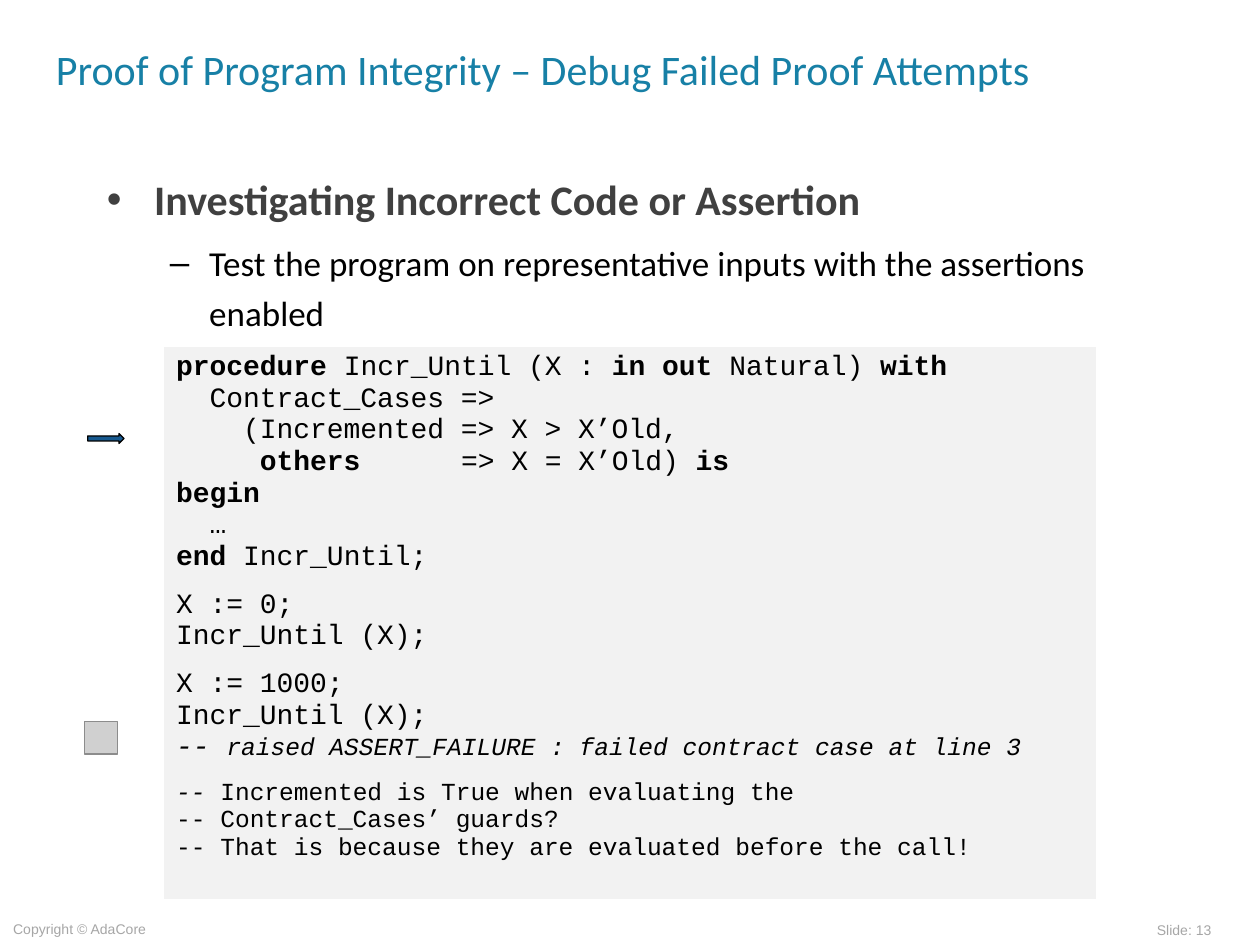
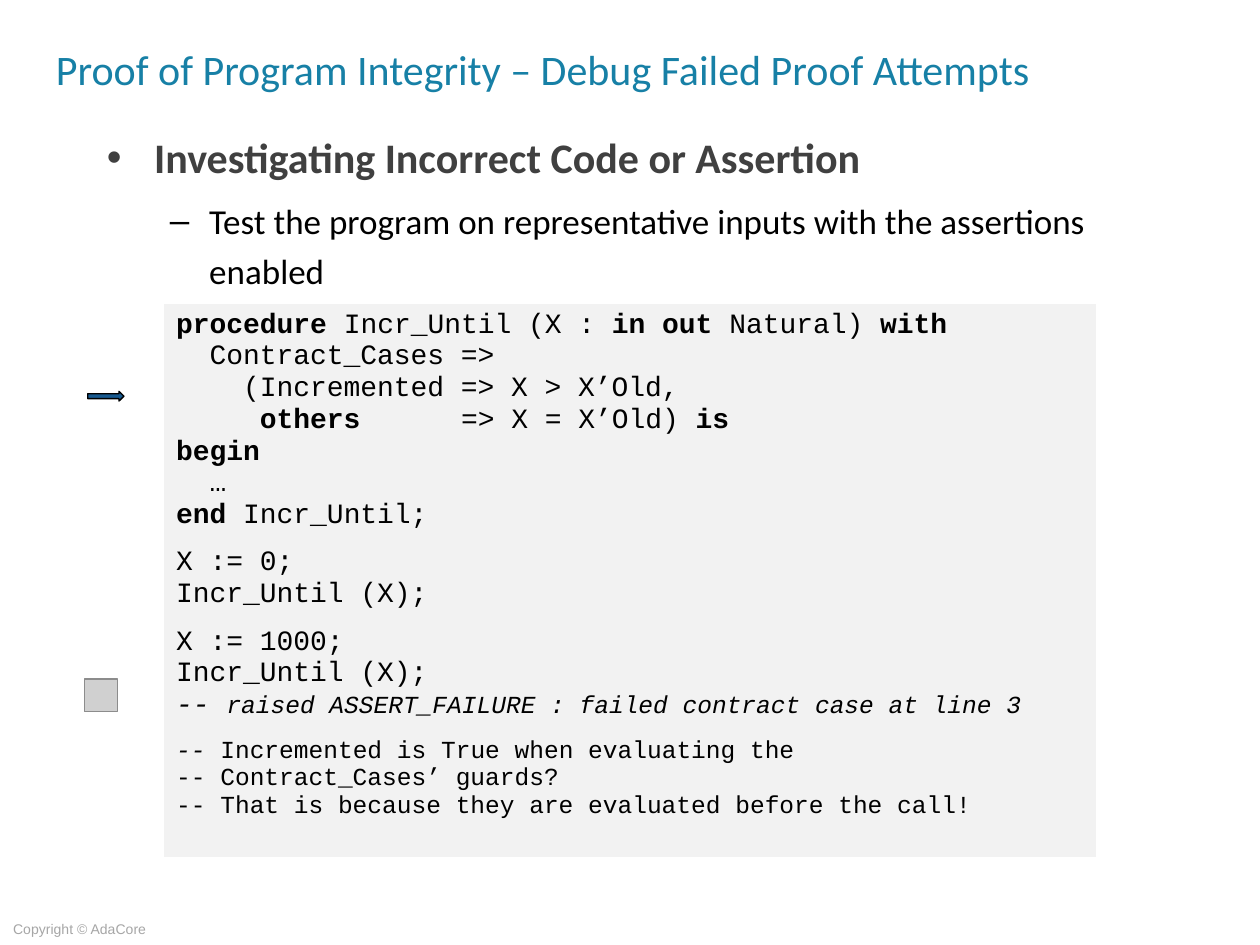
Before and after one commit to AdaCoreU/Courses, a slide deck: slide 13 of lectures/06_SPARK_2014/03_Proof_Of_Program_Integrity/Slides/03_Proof_Of_Program_Integrity.ppt. Drawn at 1260x945 pixels with LibreOffice and Linux fonts; fonts in the diff are those of the drawing; grey boxes stand for pictures; background and template pictures are left out. Boxes give left, top, right and bottom in pixels: in the first picture for what was removed or moved away, otherwise in the second. Text is boxed around its words. In the diff, an @@ line names an element or a change of style, - is before the commit and + after.

```diff
--- a/lectures/06_SPARK_2014/03_Proof_Of_Program_Integrity/Slides/03_Proof_Of_Program_Integrity.ppt
+++ b/lectures/06_SPARK_2014/03_Proof_Of_Program_Integrity/Slides/03_Proof_Of_Program_Integrity.ppt
@@ text "Investigating Incorrect Code or Assertion": place and size @@
-text "Investigating Incorrect Code or Assertion" at (154, 185, 1084, 327)
+text "Investigating Incorrect Code or Assertion" at (154, 143, 1084, 285)
@@ 1 table, 1 picture, 1 right arrow: place and size @@
-1 table, 1 picture, 1 right arrow at (84, 345, 1096, 900)
+1 table, 1 picture, 1 right arrow at (84, 304, 1096, 858)
@@ right arrow at (88, 392, 125, 402): proportions changed @@
@@ page number removed at (1157, 925, 1212, 935) @@
-Slide: 13
```
Also in this commit, not shown: 36 other slides changed, 2 slides added, 2 slides removed, 2 other files.
